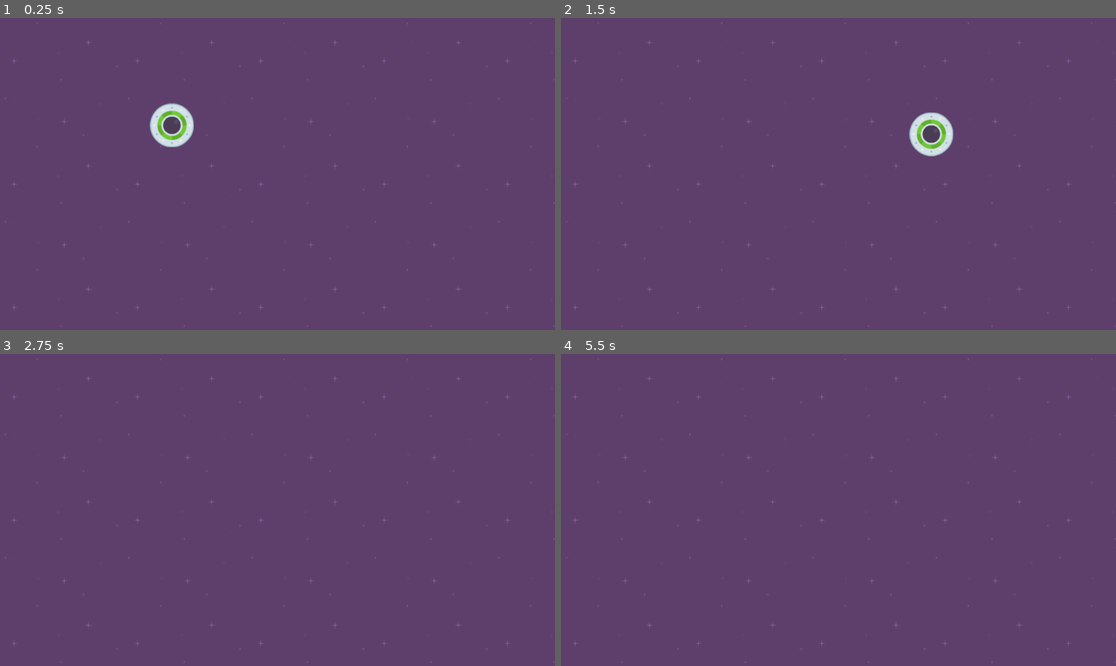
Above: before the commit, frames 1-4 (two rows, left to right).
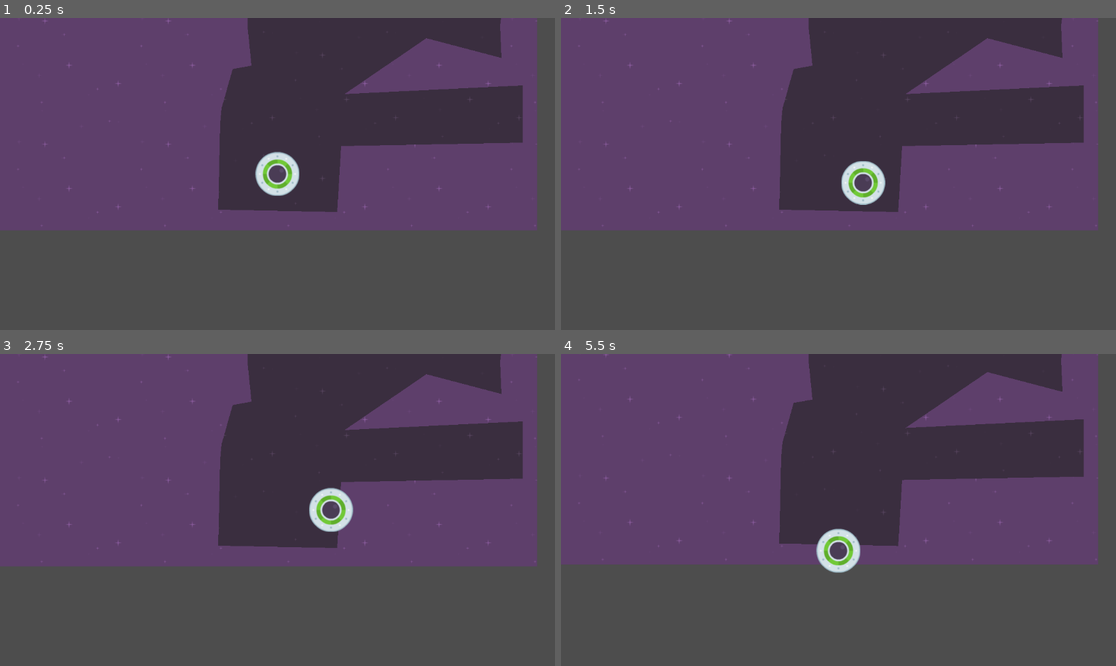
Above: after the commit, the same moments.

Repository: amortimer20/SpeedySaucer
Game: Godot game, scene res://scenes/level_1.tscn
The game is run twice, just before and just after one commit, with the same random seed, the same clock (stepped at 60 frames per second) and the same inputs.
Inputs:
- Up to frame 1 (0.25 s): no input
- Up to frame 2 (1.5 s): tap Enter at 0.5 s; hold Right (move_right) 0.53-1.28 s; hold Down (move_down) from 1.28 s (still down)
- Up to frame 3 (2.75 s): release Down (move_down) at 2.03 s; hold Right (move_right) from 2.03 s (still down)
- Up to frame 4 (5.5 s): release Right (move_right) at 2.78 s; hold Up (move_up) 2.78-3.53 s; hold Left (move_left) 3.53-5.03 s; hold Down (move_down) from 5.03 s (still down)

The runs differ from the first frame. In frame 1, 57% of the frame differs, in the area x 0-100%, y 0-100%; in frame 2, 56%; in frame 3, 56%; in frame 4, 57%.

Commit message:
finish collisions

Diff:
--- a/scenes/level_1.tscn
+++ b/scenes/level_1.tscn
@@ -1,8 +1,9 @@
-[gd_scene load_steps=4 format=3 uid="uid://cpufyht62mhq8"]
+[gd_scene load_steps=5 format=3 uid="uid://cpufyht62mhq8"]
 
 [ext_resource type="Script" path="res://scripts/level.gd" id="1_0xr7l"]
 [ext_resource type="Texture2D" uid="uid://b58f5ix82lohv" path="res://assets/purple.png" id="2_ijdie"]
 [ext_resource type="PackedScene" uid="uid://cg0d3c8dewbm4" path="res://scenes/player.tscn" id="3_i8xqk"]
+[ext_resource type="PackedScene" uid="uid://dog85tdf706vc" path="res://scenes/maze.tscn" id="4_coby2"]
 
 [node name="Level1" type="Node2D"]
 script = ExtResource("1_0xr7l")
@@ -14,4 +15,14 @@
 stretch_mode = 1
 
 [node name="Player" parent="." instance=ExtResource("3_i8xqk")]
-position = Vector2(357, 223)
+z_index = 10
+position = Vector2(616, 533)
+
+[node name="Camera2D" type="Camera2D" parent="Player"]
+position_smoothing_enabled = true
+drag_horizontal_enabled = true
+drag_vertical_enabled = true
+
+[node name="Maze" parent="." instance=ExtResource("4_coby2")]
+
+[connection signal="body_exited" from="Maze" to="." method="_on_maze_body_exited"]
--- /dev/null
+++ b/scenes/maze.tscn
@@ -0,0 +1,14 @@
+[gd_scene load_steps=2 format=3 uid="uid://dog85tdf706vc"]
+
+[ext_resource type="Texture2D" uid="uid://b3ksditqkt81n" path="res://assets/darkPurple.png" id="1_xk00y"]
+
+[node name="Maze" type="Area2D"]
+position = Vector2(576, 327)
+
+[node name="CollisionPolygon2D" type="CollisionPolygon2D" parent="."]
+polygon = PackedVector2Array(-14, -19, -53, -12, -76, 69, -79, 100, -83, 280, 164, 285, 172, 148, 549, 141, 549, 22, 179, 40, 349, -76, 505, -35, 502, -102, 526, -292, 282, -413, 28, -927, -1048, -1250, -1579, -1748, -2454, -2380, -3375, -1983, -3893, -597, -3678, 338, -2958, 129, -2911, -1230, -1943, -1250, -1499, -779, -321, -752, -19, -315, -22, -99)
+
+[node name="Polygon2D" type="Polygon2D" parent="."]
+texture_repeat = 2
+texture = ExtResource("1_xk00y")
+polygon = PackedVector2Array(-14, -19, -53, -12, -76, 69, -79, 100, -83, 280, 164, 285, 172, 148, 549, 141, 549, 22, 179, 40, 349, -76, 505, -35, 502, -102, 526, -292, 282, -413, 28, -927, -1048, -1250, -1579, -1748, -2454, -2380, -3375, -1983, -3893, -597, -3678, 338, -2958, 129, -2911, -1230, -1943, -1250, -1499, -779, -321, -752, -19, -315, -22, -99)
--- a/scenes/player.tscn
+++ b/scenes/player.tscn
@@ -5,7 +5,7 @@
 
 [sub_resource type="CircleShape2D" id="CircleShape2D_grt7x"]
 resource_local_to_scene = true
-radius = 44.0114
+radius = 12.1655
 
 [node name="Player" type="RigidBody2D"]
 gravity_scale = 0.0
--- a/scripts/level.gd
+++ b/scripts/level.gd
@@ -4,3 +4,7 @@
 # Called when the node enters the scene tree for the first time.
 func _ready():
 	print("Hello")
+
+
+func _on_maze_body_exited(body):
+	get_tree().reload_current_scene()
